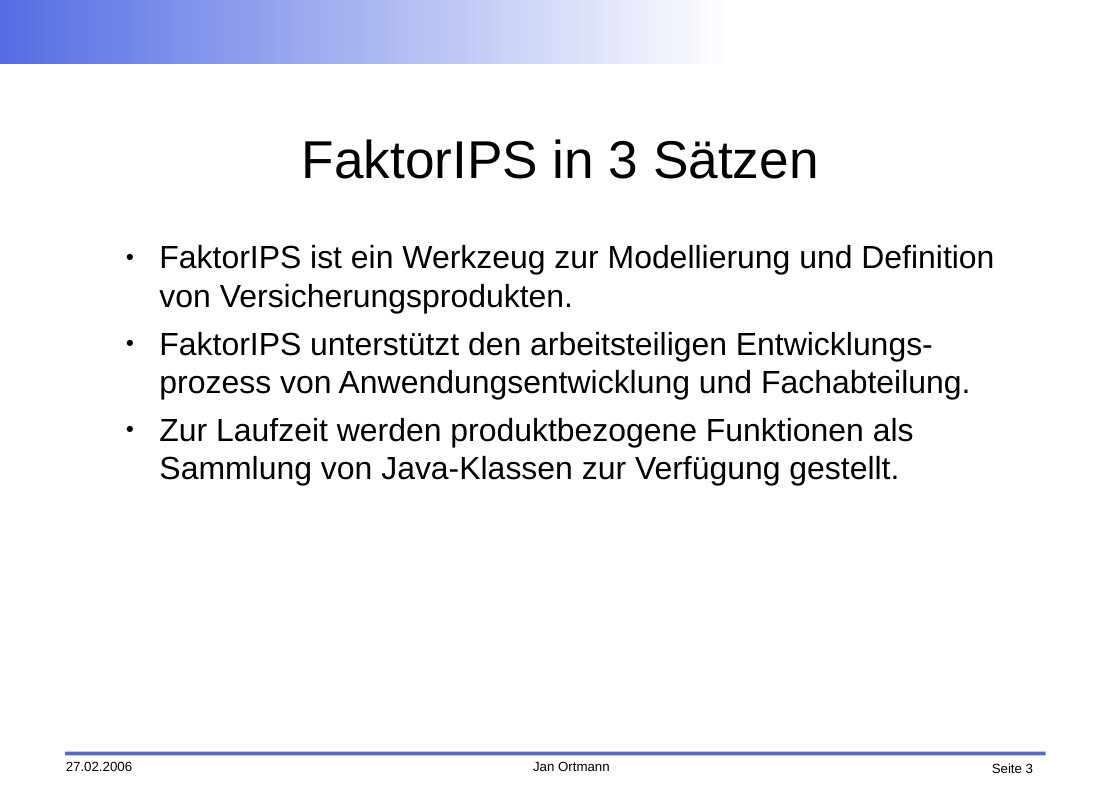
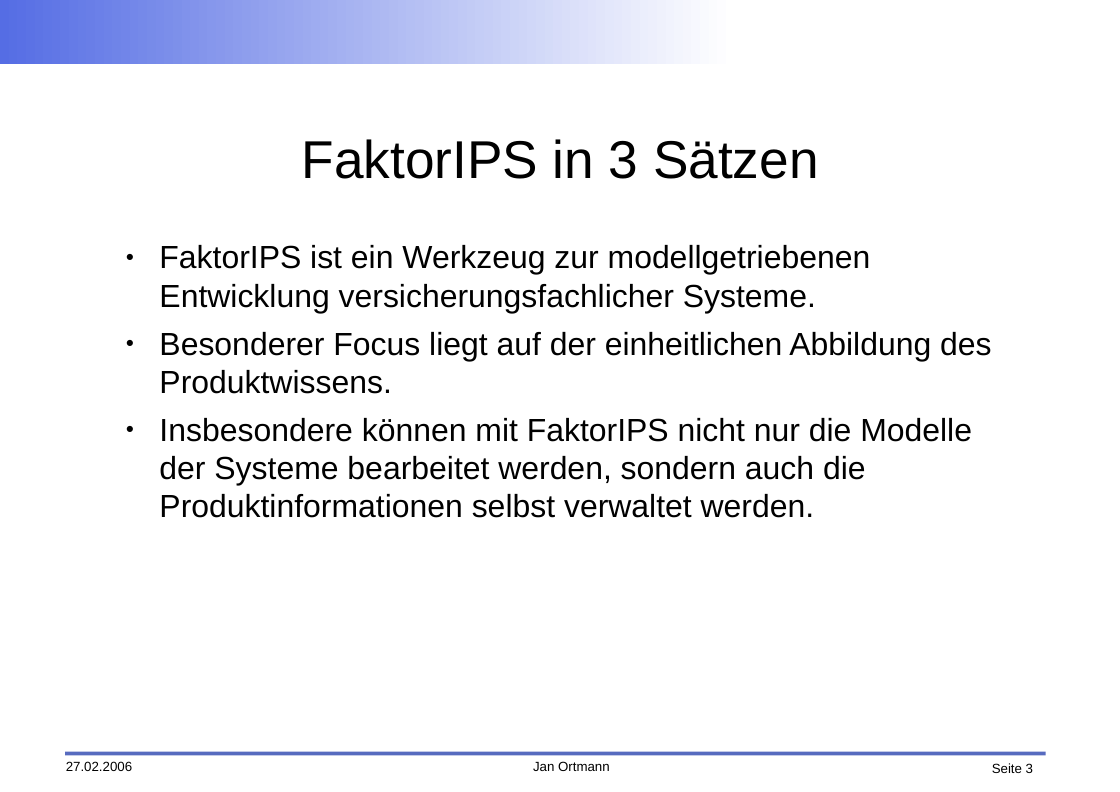
Before and after one commit to faktorips/faktorips.base, a slide deck: slide 3 of org.faktorips.doc/presentations/FaktorIPS-Grundlagen.odp. Drawn at 1120x792 pixels with LibreOffice and Linux fonts; fonts in the diff are those of the drawing; background and template pictures are left out. Boxes give left, top, right and bottom in pixels: in the first picture for what was removed or moved away, otherwise in the second. Text is boxed around its words. In the diff, an @@ line names an element or a change of style, - is before the commit and + after.

```diff
--- a/org.faktorips.doc/presentations/FaktorIPS-Grundlagen.odp
+++ b/org.faktorips.doc/presentations/FaktorIPS-Grundlagen.odp
@@ text at bbox=[159, 245, 991, 518]: text changed @@
-● FaktorIPS ist ein Werkzeug zur Modellierung und Definition von Versicherungsprodukten.
-● FaktorIPS unterstützt den arbeitsteiligen Entwicklungs-prozess von Anwendungsentwicklung und Fachabteilung.
-● Zur Laufzeit werden produktbezogene Funktionen als Sammlung von Java-Klassen zur Verfügung gestellt.
+● FaktorIPS ist ein Werkzeug zur modellgetriebenen Entwicklung versicherungsfachlicher Systeme.
+● Besonderer Focus liegt auf der einheitlichen Abbildung des Produktwissens.
+● Insbesondere können mit FaktorIPS nicht nur die Modelle der Systeme bearbeitet werden, sondern auch die Produktinformationen selbst verwaltet werden.
```
Also in this commit, not shown: 5 other files.
